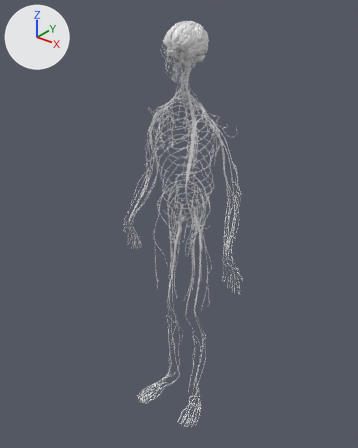
An edit to the glTF model public/models/male/nervous.glb, drawn before and after from the same camera.
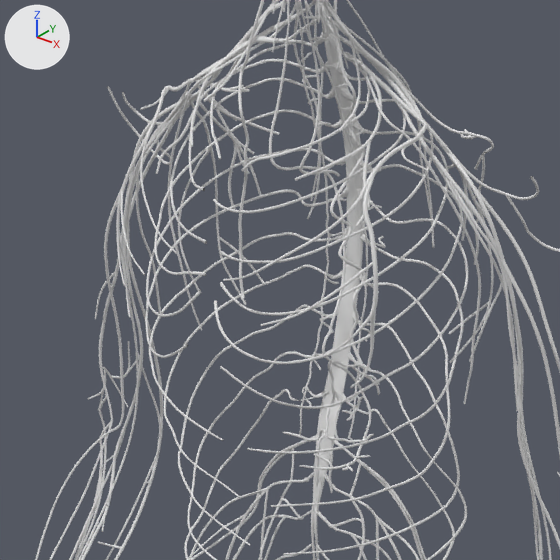
The first picture shows the older version from a 50 mm lens placed at (1.135, -1.438, 0.966), pointed at (-0.018, 0.004, 0.072). The close-ups show the older and then the newer version on the part from 36% to 65% of the width and 20% to 43% of the height of that picture. Only the edits that show in the close-ups are written down. Lighting does not change. The marker at upper left points along +X, +Y and +Z. Where no turn or scale is listed for an object, it has been applied to the vertices.

Objects in the first close-up: 'Z_Intercostal_nerves_l', 'Z_Intercostal_nerves_r', 'Z_Lateral_pectoral_nerve_l', 'Z_Lateral_pectoral_nerve_r', 'Z_Long_thoracic_nerve_l', 'Z_Median_nerve_l', 'Z_Median_nerve_r', 'Z_Phrenic_nerve_l', 'Z_Spinal_dura', 'Z_Sympathetic_trunk_r', 'Z_Ulnar_nerve_r', 'Z_Vagus_nerve_X_r' and 86 more.
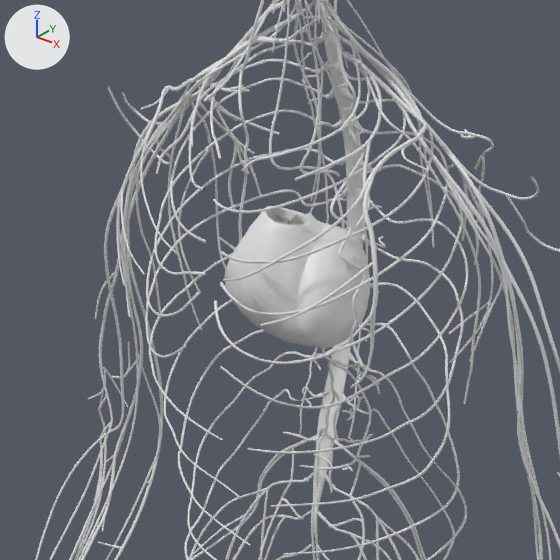
Where the newer file only moved an object's origin or applied its transform, the numbers keep the older frame.

Pixel boxes (x1, y1, x2, y2) of what changed, in the close-ups (560 x 560 px):
'FJ2428', added
    after: (225, 206, 370, 349)

What the commit changed:
Mesh me_fj2428 is new.
It has 3551 vertices, 7123 faces and spans x -0.0511..0.0511, y -0.0467..0.0467, z -0.0458..0.0458.
Object 'FJ2428' (ob_fj2428) is new; it shows me_fj2428.
Its location is (0.0281, -0.0291, 0.4384).
